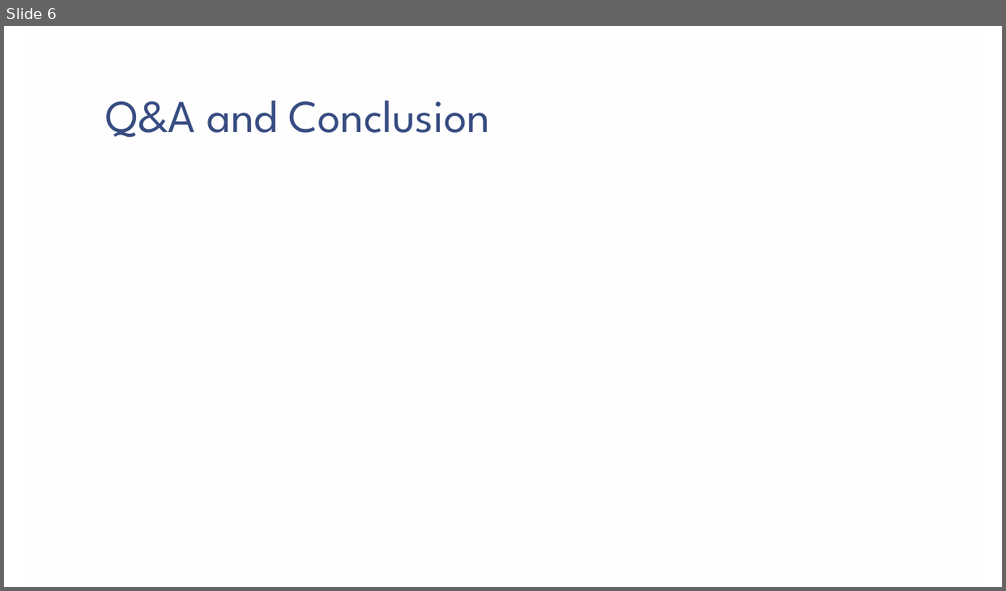
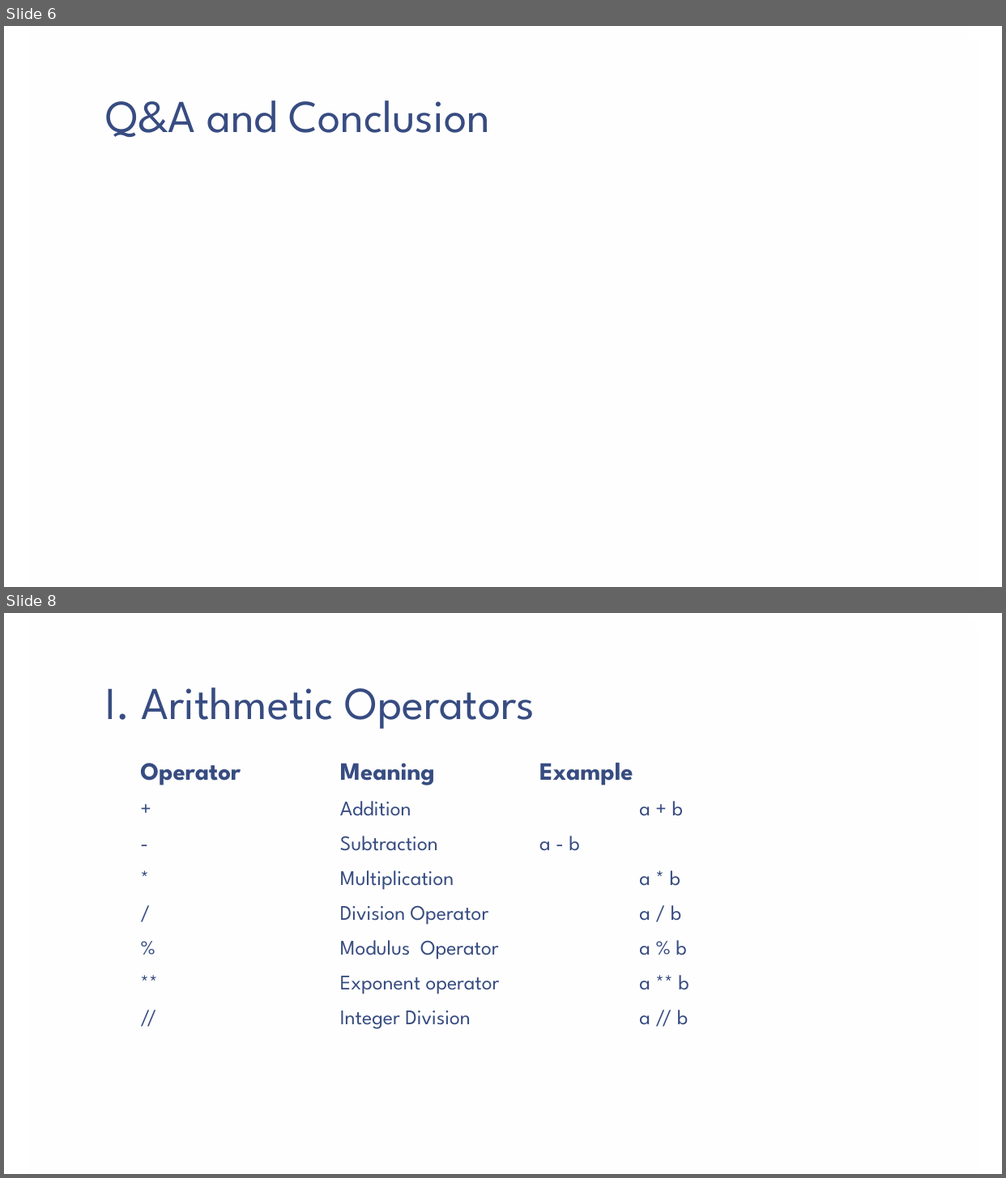
Before and after one commit to vaishnavi-consultants/Computer-Science, a slide deck: Python/Session2/PPT/Python_Fundamentals(Notes).pptx. Shown one above the other, each under a label of ours: slide 6 before the commit, slides 6 and 8 after it; the slides between them are not shown. The pictures are 1006x591 and 1006x1178 pixels, drawn with LibreOffice and Linux fonts; fonts in the diff are those of the drawing; background and template pictures are left out. Boxes give left, top, right and bottom in pixels: in the first picture for what was removed or moved away, otherwise in the second. Text is boxed around its words. In the diff, an @@ line names an element or a change of style, - is before the commit and + after.

```diff
--- a/Python/Session2/PPT/Python_Fundamentals(Notes).pptx
+++ b/Python/Session2/PPT/Python_Fundamentals(Notes).pptx
@@ slide 8 added at box(4, 613, 1002, 1174), background picture (left out); not listed: 1 template element that a slide beside it also shows @@
@@ title added at box(105, 688, 535, 729), 44 pt, text #374C81 @@
+I. Arithmetic Operators
@@ text added at box(140, 763, 688, 1029), 20 pt, text #374C81 @@
+  Operator Meaning Example
+  + Addition a + b
+  - Subtraction a - b
+  * Multiplication a * b
+  / Division Operator a / b
+  % Modulus Operator a % b
+  ** Exponent operator a ** b
+  // Integer Division a // b
```
Also in this commit, not shown: 6 slides changed, 12 other slides added.
